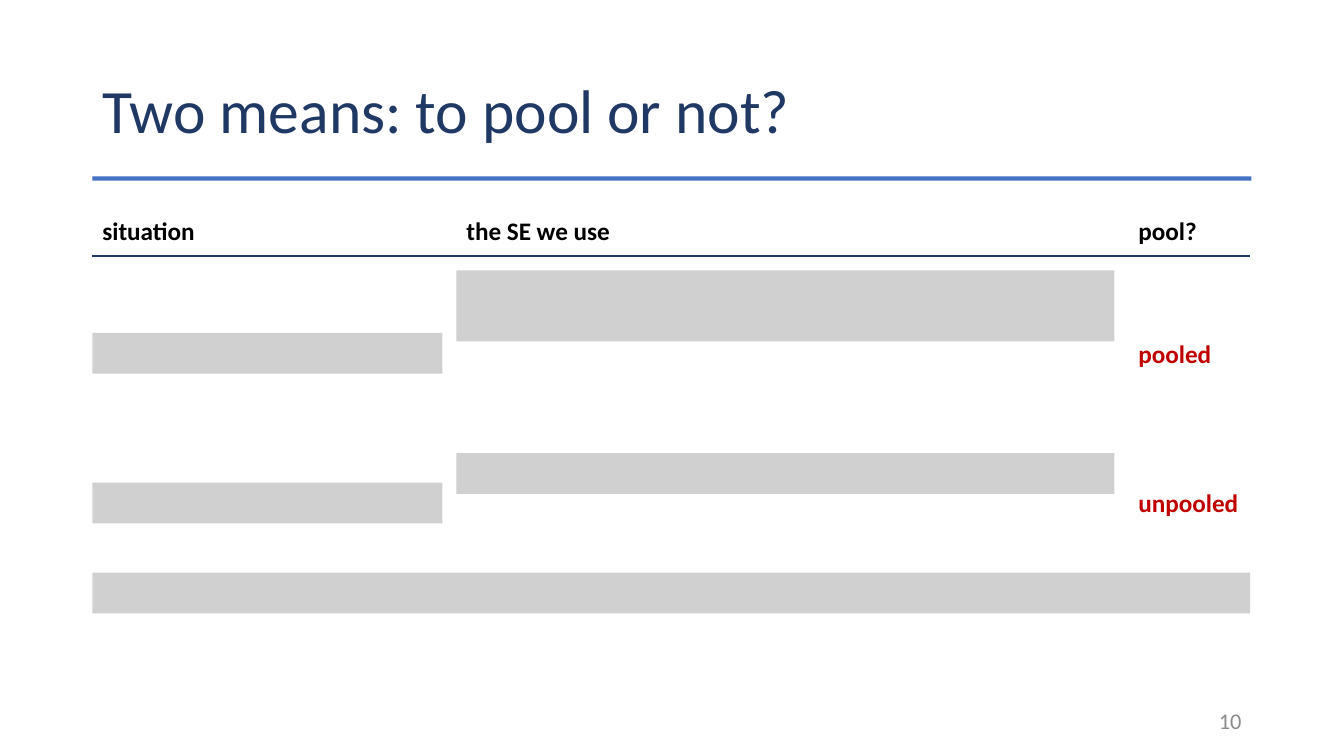
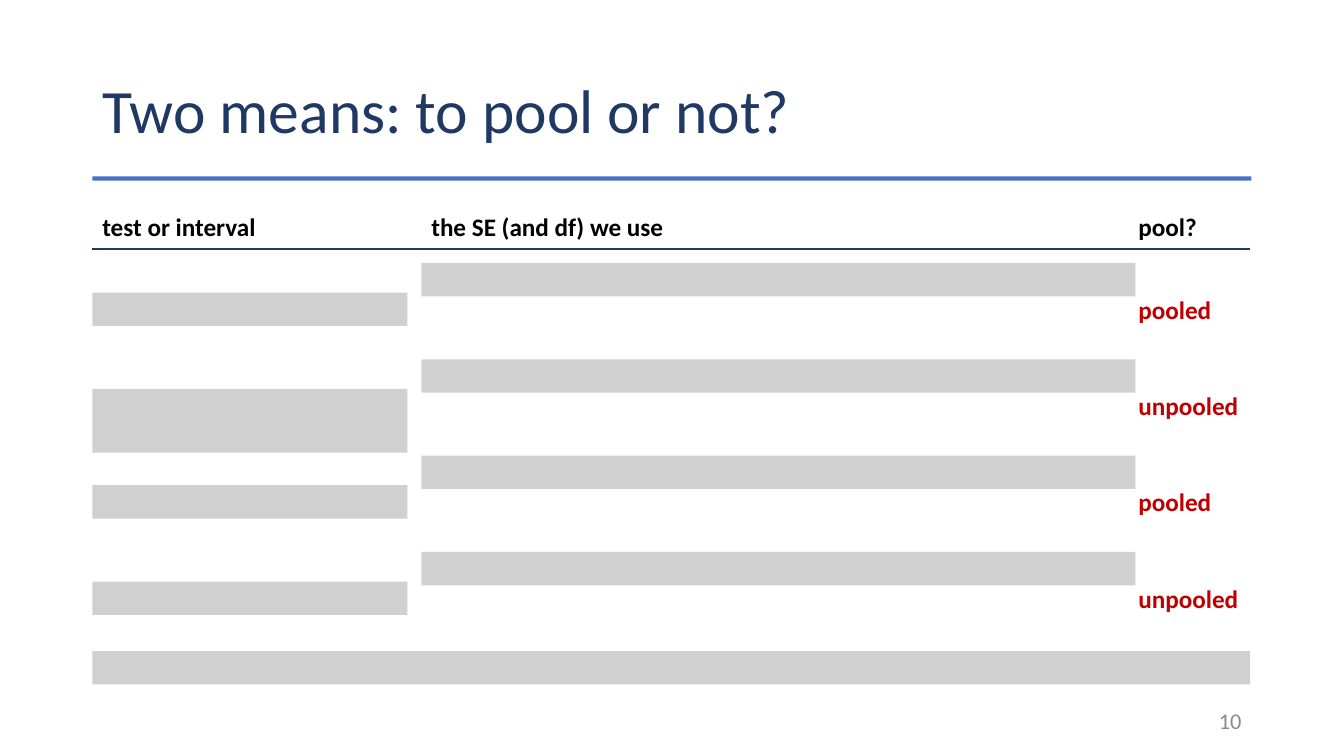
Before and after one commit to Jarred6068/Kvamme_UI_STAT251, a slide deck: slide 10 of docs/lecture_slides/Week 12/2026/Week12_Lecture28_Slides_11_09_2026.pptx. Drawn at 1344x756 pixels with LibreOffice and Linux fonts; fonts in the diff are those of the drawing; grey boxes stand for pictures. Boxes give left, top, right and bottom in pixels: in the first picture for what was removed or moved away, otherwise in the second. Text is boxed around its words. In the diff, an @@ line names an element or a change of style, - is before the commit and + after.

```diff
--- a/docs/lecture_slides/Week 12/2026/Week12_Lecture28_Slides_11_09_2026.pptx
+++ b/docs/lecture_slides/Week 12/2026/Week12_Lecture28_Slides_11_09_2026.pptx
@@ text at [102, 218, 256, 237]: text changed @@
-situation
+test or interval
@@ text at [431, 217, 663, 240]: text changed @@
-the SE we use
+the SE (and df) we use
@@ text "pool?": place and size @@
-text "pool?" at [1138, 222, 1196, 244]
+text "pool?" at [1138, 218, 1196, 240]
@@ line moved from (93, 256) - (1250, 256) to (93, 249) - (1250, 249) @@
@@ picture: place and size @@
-picture at [457, 270, 1115, 342]
+picture at [421, 263, 1135, 296]
@@ picture added at [93, 292, 407, 326] @@
@@ text "pooled": place and size @@
-text "pooled" at [1138, 345, 1211, 367]
+text "pooled" at [1138, 301, 1211, 323]
@@ picture removed at [93, 333, 443, 373] @@
@@ picture added at [421, 359, 1135, 392] @@
@@ picture added at [93, 389, 407, 453] @@
@@ text "unpooled": place and size @@
-text "unpooled" at [1138, 494, 1238, 516]
+text "unpooled" at [1138, 397, 1238, 419]
@@ picture: place and size @@
-picture at [457, 454, 1115, 494]
+picture at [421, 456, 1135, 489]
@@ picture: place and size @@
-picture at [93, 483, 443, 523]
+picture at [93, 485, 407, 518]
@@ text added at [1138, 493, 1211, 515], 18 pt, text #C00000, bold @@
+pooled
@@ picture added at [421, 553, 1135, 586] @@
@@ picture removed at [93, 573, 1251, 613] @@
@@ picture added at [93, 582, 407, 615] @@
@@ text added at [1138, 590, 1238, 612], 18 pt, text #C00000, bold @@
+unpooled
@@ picture added at [93, 651, 1251, 685] @@
```
Also in this commit, not shown: 1 other slide changed, 3 other files.
